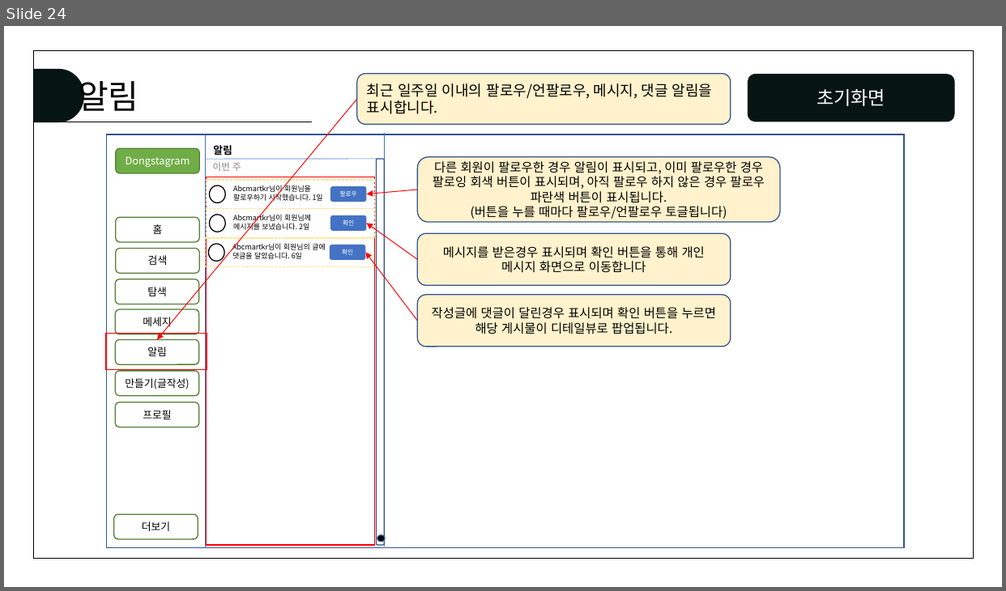
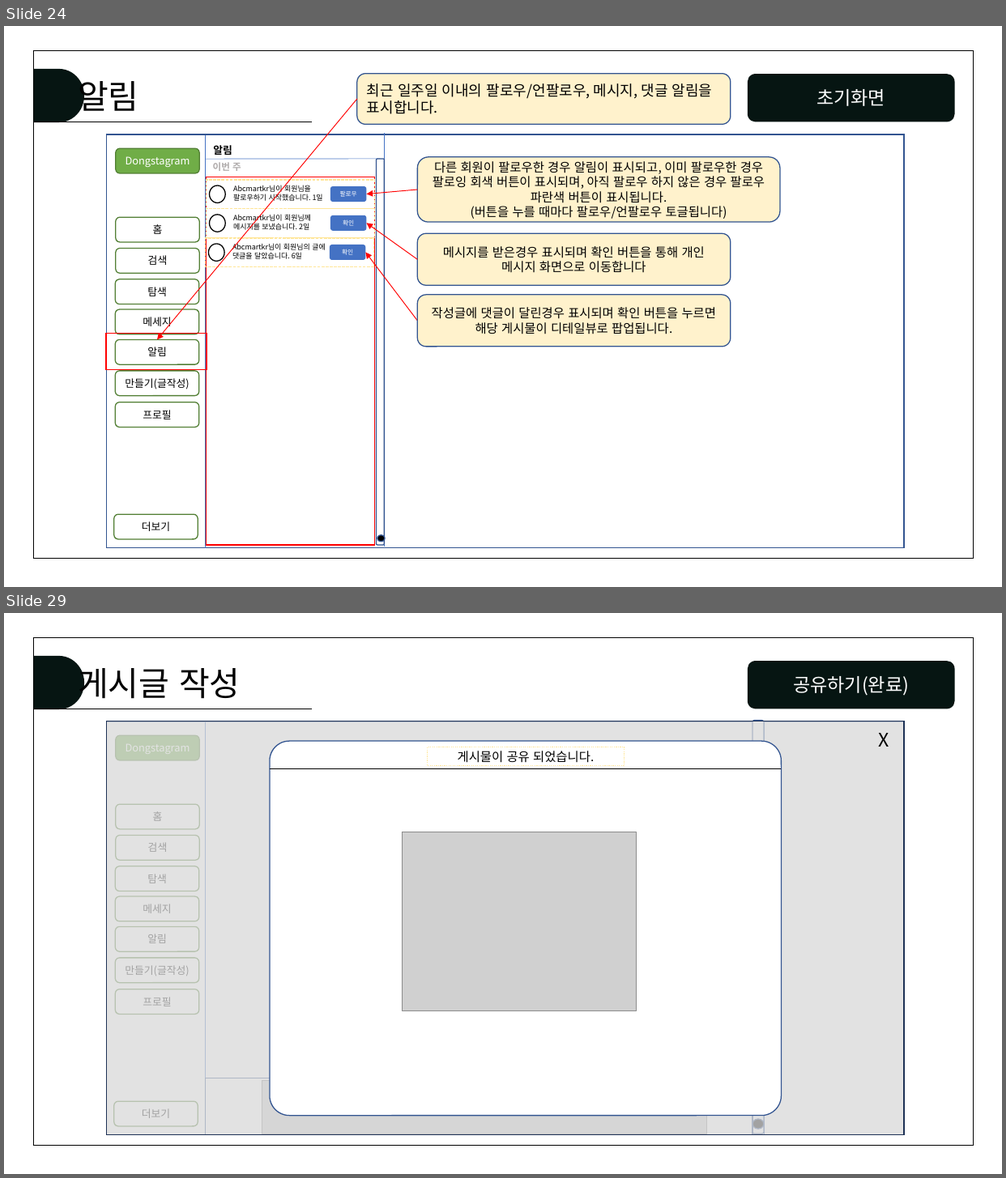
Before and after one commit to juhyeonjong2/DongStagram, a slide deck: Documents/5. 설계/2. 스토리보드/화면설계서.pptx. Shown one above the other, each under a label of ours: slide 24 before the commit, slides 24 and 29 after it; the slides between them are not shown. The pictures are 1006x591 and 1006x1178 pixels, drawn with LibreOffice and Linux fonts; fonts in the diff are those of the drawing; grey boxes stand for pictures. Boxes give left, top, right and bottom in pixels: in the first picture for what was removed or moved away, otherwise in the second. Text is boxed around its words. In the diff, an @@ line names an element or a change of style, - is before the commit and + after.

Commit message:
스토리보드 작업중
- 게시글 작성 및 게시글 수정

```diff
--- a/Documents/5. 설계/2. 스토리보드/화면설계서.pptx
+++ b/Documents/5. 설계/2. 스토리보드/화면설계서.pptx
@@ slide 29 added at box(4, 613, 1002, 1174), background #FFFFFF @@
@@ rectangle added at box(34, 637, 974, 1145), outline #000000 1 pt @@
@@ flow chart delay added at box(34, 656, 85, 709), fill #061512 @@
@@ rounded rectangle added at box(748, 661, 955, 709), fill #061512, 18 pt, text #FFFFFF @@
+공유하기(완료)
@@ text added at box(78, 665, 241, 700), 32 pt, text #000000 @@
+게시글 작성
@@ line added from (34, 709) to (312, 709), #000000 0.5 pt @@
@@ rectangle added at box(107, 722, 904, 1135), outline #325491 1 pt @@
@@ rectangle added at box(107, 722, 904, 1135), fill #D9D9D9 at 75% opacity, outline #1E3256 1 pt @@
@@ line added from (206, 722) to (206, 1135), #4472C4 0.5 pt @@
@@ rounded rectangle added at box(752, 721, 764, 1135), fill #FFFFFF, outline #325491 1 pt @@
@@ line added from (764, 722) to (764, 1135), #4472C4 0.5 pt @@
@@ text added at box(879, 733, 889, 747), 18 pt, text #000000 @@
+X
@@ rounded rectangle added at box(116, 736, 199, 760), fill #70AD47, outline #538035 1 pt @@
@@ rounded rectangle added at box(270, 741, 781, 1116), fill #FFFFFF, outline #325491 1 pt @@
@@ rectangle added at box(428, 747, 624, 766), outline #FFE699 1 pt dashed, 12 pt, text #000000 @@
+게시물이 공유 되었습니다.
@@ line added from (270, 769) to (781, 769), #000000 0.5 pt @@
@@ rounded rectangle added at box(116, 805, 199, 829), outline #538035 1 pt, 10 pt, text #000000 @@
+홈
@@ rounded rectangle added at box(116, 835, 199, 860), outline #538035 1 pt, 10 pt, text #000000 @@
+검색
@@ picture added at box(403, 832, 637, 1012) @@
@@ rounded rectangle added at box(116, 867, 199, 892), outline #538035 1 pt, 10 pt, text #000000 @@
+탐색
@@ rounded rectangle added at box(116, 897, 199, 922), outline #538035 1 pt, 10 pt, text #000000 @@
+메세지
@@ rounded rectangle added at box(116, 926, 199, 952), outline #538035 1 pt, 10 pt, text #000000 @@
+알림
@@ rounded rectangle added at box(116, 958, 199, 983), outline #538035 1 pt, 10 pt, text #000000 @@
+만들기(글작성)
@@ rounded rectangle added at box(116, 990, 199, 1014), outline #538035 1 pt, 10 pt, text #000000 @@
+프로필
@@ rectangle added at box(206, 1079, 752, 1135), outline #325491 1 pt @@
@@ picture added at box(262, 1081, 706, 1134) @@
@@ rounded rectangle added at box(114, 1102, 198, 1127), outline #538035 1 pt, 10 pt, text #000000 @@
+더보기
@@ ellipse added at box(752, 1119, 764, 1129), fill #000000, outline #325491 1 pt @@
```
Also in this commit, not shown: 1 slide changed, 4 other slides added.
